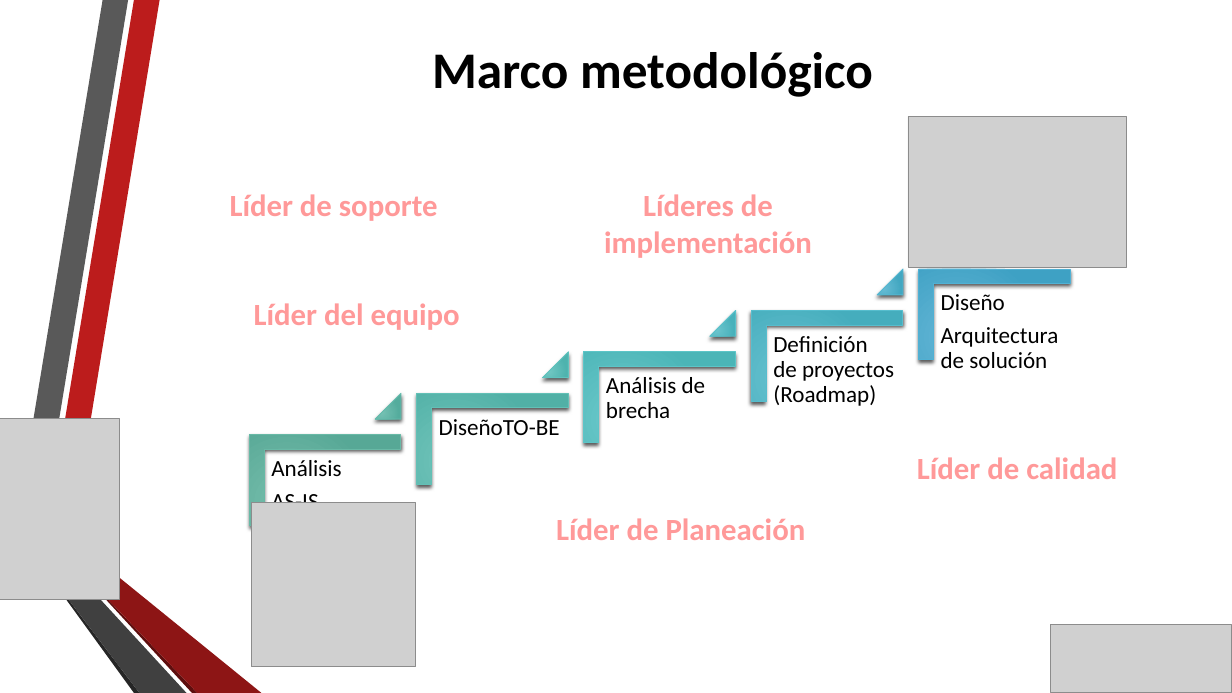
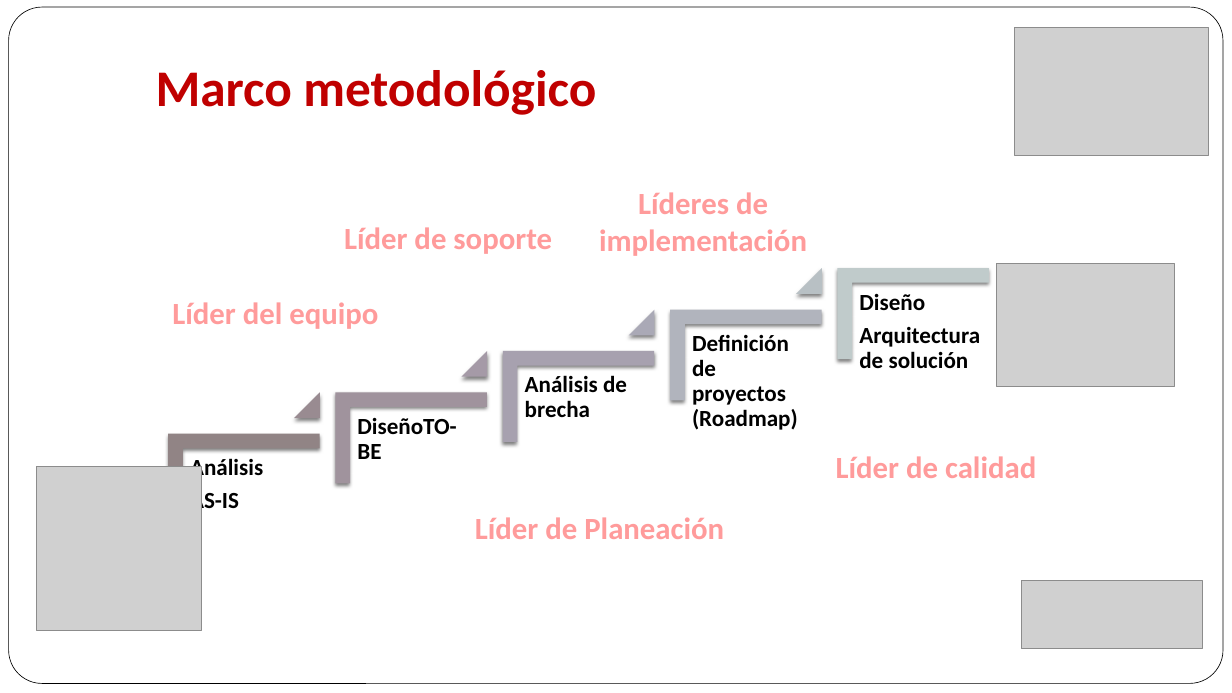
Before and after one commit to gaudisolutions/ecos, a slide deck: slide 3 of Proyecto I/Presentación/Arquitectura Objetivo MPLA.pptx. Drawn at 1232x693 pixels with LibreOffice and Linux fonts; fonts in the diff are those of the drawing; grey boxes stand for pictures; background and template pictures are left out. Boxes give left, top, right and bottom in pixels: in the first picture for what was removed or moved away, otherwise in the second. Text is boxed around its words. In the diff, an @@ line names an element or a change of style, - is before the commit and + after.

```diff
--- a/Proyecto I/Presentación/Arquitectura Objetivo MPLA.pptx
+++ b/Proyecto I/Presentación/Arquitectura Objetivo MPLA.pptx
@@ rounded rectangle added at (8, 7, 1223, 684), fill #FFFFFF, outline #000000 0.5 pt @@
@@ title "Marco metodológico" at (156, 70, 596, 115): text colour #000000 to #C00000; alignment centre to left; vertical alignment middle to bottom @@
@@ picture added at (1015, 27, 1209, 155) @@
@@ picture removed at (909, 116, 1128, 267) @@
@@ text colour gradient #FBB9B9 to #FF9A9A to #6B0000 to gradient #FEB7B7 to #FF9B9B to #5F0000, letter outline #B91313 0.83 pt to #B60000 0.83 pt in 5 elements at (599, 192, 807, 256), (172, 302, 378, 329), (475, 517, 724, 539), (836, 456, 1036, 478), (344, 227, 552, 254) @@
@@ text "Líder de soporte": place and size @@
-text "Líder de soporte" at (230, 194, 438, 221)
+text "Líder de soporte" at (344, 227, 552, 254)
@@ 8 texts, 5 corners, 4 triangles: place and size @@
-8 texts, 5 corners, 4 triangles at (250, 269, 1117, 540)
+8 texts, 5 corners, 4 triangles at (168, 268, 1036, 539)
@@ triangle at (796, 268, 822, 294): fill gradient #67BDD4 to #42A8C1 to #B8C0C4; outline #53B7D1 0.75 pt to none; shadow changed @@
@@ corner at (837, 268, 989, 359): fill gradient #65B7D7 to #3FA1C5 to #C0CBCB; outline #50B1D4 0.75 pt to none; shadow changed @@
@@ picture added at (996, 264, 1175, 387) @@
@@ triangle at (628, 310, 654, 335): fill gradient #6CC6CE to #48B2BB to #AAA9B6; outline #59C1CA 0.75 pt to none; shadow changed @@
@@ corner at (670, 310, 822, 400): fill gradient #6AC2D1 to #45ADBE to #B1B4BD; outline #56BDCD 0.75 pt to none; shadow changed @@
@@ triangle at (461, 351, 487, 377): fill gradient #70C8C3 to #4EB4AF to #A59AA7; outline #5FC3BE 0.75 pt to none; shadow changed @@
@@ corner at (503, 351, 654, 442): fill gradient #6EC9CB to #4BB5B7 to #A7A1AF; outline #5CC5C7 0.75 pt to none; shadow changed @@
@@ bold on in 5 elements at (859, 294, 980, 368), (190, 458, 263, 515), (692, 335, 798, 430), (357, 418, 456, 459), (525, 375, 627, 417) @@
@@ picture removed at (0, 419, 119, 600) @@
@@ triangle at (294, 393, 320, 419): fill gradient #75C2B4 to #54AD9E to #998B91; outline #65BCAD 0.75 pt to none; shadow changed @@
@@ corner at (335, 393, 487, 483): fill gradient #73C5BB to #51B0A6 to #A0939D; outline #62C0B6 0.75 pt to none; shadow changed @@
@@ corner at (168, 434, 320, 525): fill gradient #78BEAD to #58A996 to #918485; outline #68B9A6 0.75 pt to none; shadow changed @@
@@ picture: place and size @@
-picture at (251, 503, 416, 667)
+picture at (37, 467, 201, 631)
@@ group removed at (15, 0, 262, 693): 6 freeform shapes @@
@@ picture: place and size @@
-picture at (1051, 625, 1232, 693)
+picture at (1021, 580, 1202, 649)
```
Also in this commit, not shown: 20 other slides changed, 4 slides added, 12 slides removed, 1 other file.
